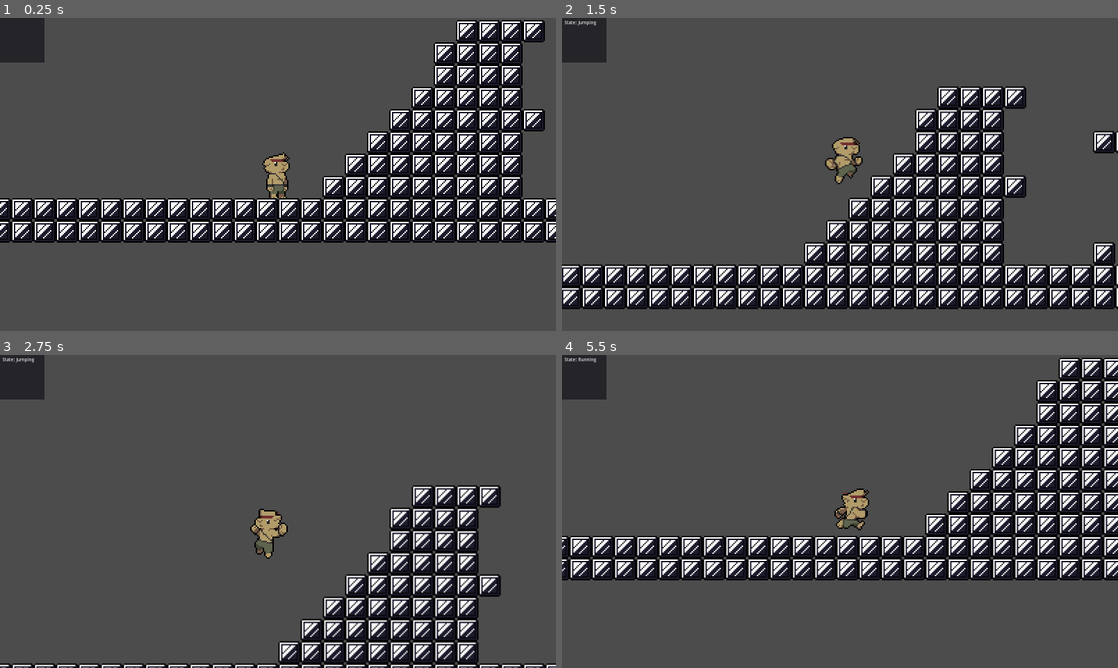
Above: before the commit, frames 1-4 (two rows, left to right).
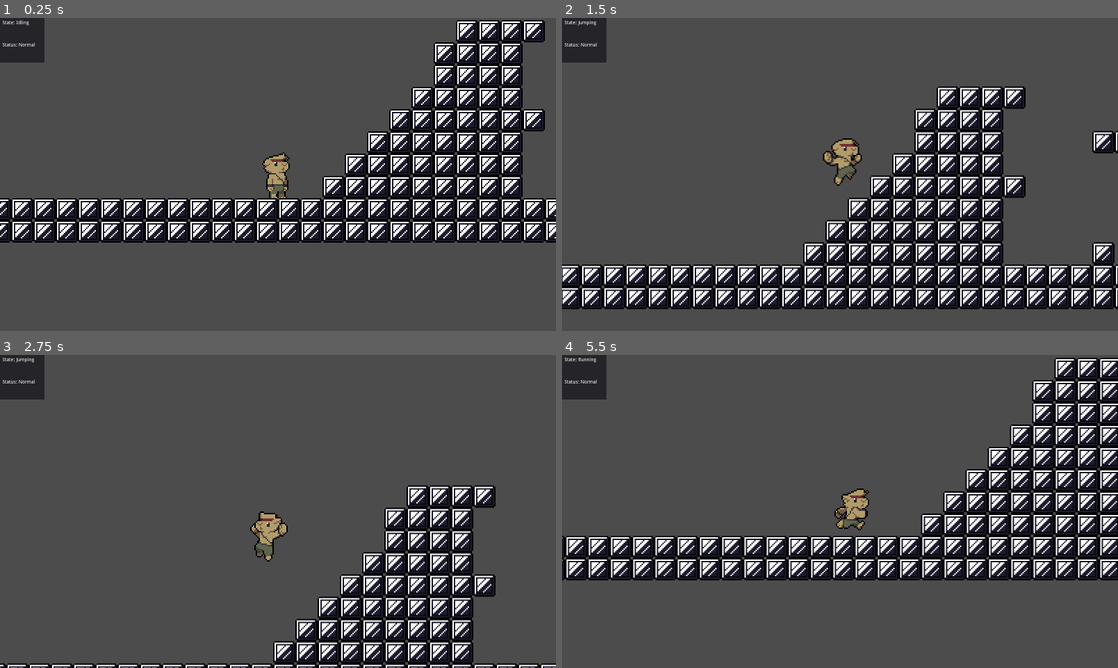
Above: after the commit, the same moments.

Repository: TheJarles/smgp
Game: Godot game, scene res://src/Scenes/Main/Main.tscn
The game is run twice, just before and just after one commit, with the same random seed, the same clock (stepped at 60 frames per second) and the same inputs.
Inputs:
- Up to frame 1 (0.25 s): no input
- Up to frame 2 (1.5 s): hold Z (jump) 0.53-1.28 s; hold D (right) from 0.53 s (still down); tap Z (jump) at 1.35 s
- Up to frame 3 (2.75 s): tap Z (jump) at 1.52, 1.82 s; release D (right) at 2.03 s; hold A (left) from 2.03 s (still down); hold Z (jump) from 2.03 s (still down)
- Up to frame 4 (5.5 s): release Z (jump) at 2.78 s; tap Z (jump) at 2.85, 3.02, 3.32, 4.35, 4.52, 4.82 s; hold Z (jump) 3.53-4.28 s; release A (left) at 4.28 s; hold D (right) from 4.28 s (still down); hold Z (jump) from 5.03 s (still down)

The runs differ from the first frame. In frame 1, less than 0.1% of the frame differs, in the area x 0-7%, y 0-10%; in frame 2, 7.0%; in frame 3, 9.5%; in frame 4, 15%, in the area x 0-100%, y 0-72%.

Commit message:
tweaks to jump and jump animation

Diff:
--- a/src/Scenes/Main/Main.tscn
+++ b/src/Scenes/Main/Main.tscn
@@ -12,7 +12,7 @@
 [node name="Player" parent="." instance=ExtResource( 2 )]
 position = Vector2( 0, 64 )
 scale = Vector2( 4, 4 )
-collision/safe_margin = 0.008
+collision/safe_margin = 0.01
 
 [node name="Camera2D" type="Camera2D" parent="Player"]
 offset = Vector2( -800, -450 )
--- a/src/Scenes/Main/Scripts/Panel.gd
+++ b/src/Scenes/Main/Scripts/Panel.gd
@@ -2,8 +2,12 @@
 
 
 func _ready():
-	owner.get_node("Player").get_node("PlayerStateMachine").connect("state_changed", self, "_on_player_state_changed")
-	owner.get_node("Player").get_node("StatusStateMachine").connect("state_changed", self, "_on_status_state_changed")
+	var player_state_machine = owner.get_node("Player").get_node("PlayerStateMachine")
+	var status_state_machine = owner.get_node("Player").get_node("StatusStateMachine")
+	player_state_machine.connect("state_changed", self, "_on_player_state_changed")
+	status_state_machine.connect("state_changed", self, "_on_status_state_changed")
+	$State.text = "State: " + player_state_machine.current_state.get_name()
+	$Status.text = "Status: " + status_state_machine.current_state.get_name()
 
 func _on_player_state_changed(current_state):
 	$State.text = "State: " + current_state.get_name()
--- a/src/Scenes/Player/Player.tscn
+++ b/src/Scenes/Player/Player.tscn
@@ -13,7 +13,7 @@
 [ext_resource path="res://src/Scenes/Player/Scripts/States/Normal.gd" type="Script" id=11]
 
 [sub_resource type="RectangleShape2D" id=1]
-extents = Vector2( 7.5, 15.75 )
+extents = Vector2( 6.5, 14 )
 
 [sub_resource type="Animation" id=2]
 resource_name = "Fall Left"
@@ -138,7 +138,7 @@
 [sub_resource type="Animation" id=9]
 resource_name = "Jump Right"
 length = 0.36
-step = 0.06
+step = 0.03
 tracks/0/type = "value"
 tracks/0/path = NodePath("Sprite:frame")
 tracks/0/interp = 1
@@ -285,7 +285,7 @@
 
 [sub_resource type="Animation" id=18]
 resource_name = "Damage"
-length = 0.12
+length = 0.08
 loop = true
 tracks/0/type = "value"
 tracks/0/path = NodePath("Sprite:modulate")
@@ -294,7 +294,7 @@
 tracks/0/imported = false
 tracks/0/enabled = true
 tracks/0/keys = {
-"times": PoolRealArray( 0, 0.06 ),
+"times": PoolRealArray( 0, 0.04 ),
 "transitions": PoolRealArray( 1, 1 ),
 "update": 1,
 "values": [ Color( 1, 1, 1, 0 ), Color( 1, 1, 1, 1 ) ]
@@ -310,10 +310,10 @@
 texture = ExtResource( 2 )
 vframes = 18
 hframes = 15
-frame = 90
+frame = 38
 
 [node name="CollisionShape2D" type="CollisionShape2D" parent="."]
-position = Vector2( 0, 1.25 )
+position = Vector2( 0, 3 )
 shape = SubResource( 1 )
 
 [node name="AnimationPlayer" type="AnimationPlayer" parent="."]
@@ -339,7 +339,7 @@
 
 [node name="BufferTimer" type="Timer" parent="."]
 process_mode = 0
-wait_time = 0.07
+wait_time = 0.1
 one_shot = true
 
 [node name="StaggerTimer" type="Timer" parent="."]
@@ -347,6 +347,10 @@
 wait_time = 0.48
 one_shot = true
 
+[node name="CoyoteTimer" type="Timer" parent="."]
+wait_time = 0.07
+one_shot = true
+
 [node name="InvTimer" type="Timer" parent="."]
 wait_time = 0.96
 
--- a/src/Scenes/Player/Scripts/States/Motion/InAir/Falling.gd
+++ b/src/Scenes/Player/Scripts/States/Motion/InAir/Falling.gd
@@ -1,10 +1,14 @@
 extends "./InAir.gd"
 
-onready var delay_timer = owner.get_node("BufferTimer")
+onready var coyote_timer = owner.get_node("CoyoteTimer")
+onready var buffer_timer = owner.get_node("BufferTimer")
 
 var fall_start = 0
 var coyote_time = true
 var pre_fall = 0
+
+func _ready():
+	coyote_timer.connect("timeout", self, "_on_coyote_timed_out")
 
 func enter():
 	damage = false
@@ -13,18 +17,19 @@
 	velocity = enter_velocity
 	coyote_time = true
 	buffer_jump = false
+	animation_flip = "Right" if owner.look_direction == 1 else "Left"
 	animation_player.clear_queue()
-	delay_timer.start(delay_timer.get_wait_time())
+	coyote_timer.start()
 
 
 func handle_input(event):
 	if event.is_action_pressed("jump"):
 		if coyote_time:
-			delay_timer.stop()
+			coyote_timer.stop()
 			emit_signal("finished", "jumping")
 		else:
 			buffer_jump = true
-			delay_timer.start(delay_timer.get_wait_time())
+			buffer_timer.start()
 	else:
 		.handle_input(event)
 
@@ -33,17 +38,16 @@
 	var direction = get_input_direction()
 	if direction:
 		update_look_direction(direction)
-		velocity.x = clamp(velocity.x + (HORIZONTAL_ACCELERATION * direction),
+		velocity.x = clamp(velocity.x + (HORIZONTAL_ACCELERATION * air_drag * direction),
 				-HORIZONTAL_SPEED, HORIZONTAL_SPEED)
 	elif owner.look_direction == 1:
-		velocity.x = max(velocity.x - HORIZONTAL_ACCELERATION, 0)
+		velocity.x = max(velocity.x - (HORIZONTAL_ACCELERATION * air_drag), 0)
 	else:
 		velocity.x = min(velocity.x + HORIZONTAL_ACCELERATION, 0)
 	velocity = owner.move_and_slide(velocity, FLOOR)
 	velocity.y = min(velocity.y + (GRAVITY * HIGH_GRAVITY), TERMINAL_VELOCITY)
 	owner.check_for_collision_damage()
 	fall_distance = abs(fall_start - owner.get_global_position().y)
-
 	if fall_distance > 96 and !animation_player.get_current_animation().begins_with("Fall "):
 		var animation_name = "Fall " + animation_flip
 		animation_player.play(animation_name)
@@ -51,7 +55,7 @@
 		if damage:
 			emit_signal("finished", "staggering")
 		elif buffer_jump:
-			delay_timer.stop()
+			buffer_timer.stop()
 			emit_signal("finished", "jumping")
 		elif Input.is_action_pressed("left") or Input.is_action_pressed("right"):
 			emit_signal("finished", "running")
@@ -61,6 +65,7 @@
 
 func exit():
 	pre_fall = 0
+	coyote_timer.stop()
 	.exit()
 
 
@@ -71,16 +76,12 @@
 		animation_flip = "Left"
 
 
-func _on_timed_out():
-	if coyote_time:
-		coyote_time = false
-		animation_flip = "Right" if owner.look_direction == 1 else "Left"
-		var animation_name = "Jump " + animation_flip
-		animation_player.play(animation_name)
-		animation_player.advance(animation_player.current_animation_length)
-		animation_player.stop()
-	else:
-		._on_timed_out()
+func _on_coyote_timed_out():
+	coyote_time = false
+	var animation_name = "Jump " + animation_flip
+	animation_player.play(animation_name)
+	animation_player.advance(animation_player.current_animation_length)
+	animation_player.stop()
 
 
 func _on_received_damage():
--- a/src/Scenes/Player/Scripts/States/Motion/InAir/InAir.gd
+++ b/src/Scenes/Player/Scripts/States/Motion/InAir/InAir.gd
@@ -6,6 +6,7 @@
 var fall_distance = 0
 var buffer_jump = false
 var damage = false
+var air_drag = 0.75
 
 
 func exit():
--- a/src/Scenes/Player/Scripts/States/Motion/InAir/Jumping.gd
+++ b/src/Scenes/Player/Scripts/States/Motion/InAir/Jumping.gd
@@ -40,7 +40,6 @@
 	velocity.y = 0
 	peak_height = owner.get_global_position().y
 	current_gravity = GRAVITY * clamp((HIGH_GRAVITY * jump_height() / JUMP_HEIGHT), 1, 1.75)
-#	print(GRAVITY, " ", current_gravity, " ", GRAVITY * HIGH_GRAVITY)
 	jump_stopped = true
 
 
@@ -61,12 +60,12 @@
 	var direction = get_input_direction()
 	if direction:
 		update_look_direction(direction)
-		velocity.x = clamp(velocity.x + (HORIZONTAL_ACCELERATION * direction),
+		velocity.x = clamp(velocity.x + (HORIZONTAL_ACCELERATION * air_drag * direction),
 				-HORIZONTAL_SPEED, HORIZONTAL_SPEED)
 	elif owner.look_direction == 1:
-		velocity.x = max(velocity.x - HORIZONTAL_ACCELERATION, 0)
+		velocity.x = max(velocity.x - (HORIZONTAL_ACCELERATION * air_drag), 0)
 	else:
-		velocity.x = min(velocity.x + HORIZONTAL_ACCELERATION, 0)
+		velocity.x = min(velocity.x + (HORIZONTAL_ACCELERATION * air_drag), 0)
 
 	if jump_height() < 0:
 		current_gravity = GRAVITY * HIGH_GRAVITY
@@ -92,7 +91,6 @@
 #		print("Horizontal Distance: ", (owner.get_global_position().x - horizontal_start))
 #		print("Vertical Distance at Peak: ", (abs(owner.get_global_position().y - peak_height)))
 		if damage:
-			print("ouch")
 			emit_signal("finished", "staggering")
 		elif buffer_jump:
 			delay_timer.stop()
@@ -106,7 +104,7 @@
 
 func _on_direction_changed(direction):
 	animation_flip = "Right" if direction == 1 else "Left"
-	var animation_name = ("Fall " if velocity.y > 0 else "Jump ") + animation_flip
+	var animation_name = animation_player.get_current_animation().split(" ", 1)[0] + " " + animation_flip
 	var pos = animation_player.get_current_animation_position()
 	animation_player.play(animation_name)
 	animation_player.advance(pos)
Binary file changed: assets/sprites/animated_sprites/watson_move_set.png
Binary file removed: assets/sprites/animated_sprites/watson_move_set_old.png
Not shown, changed: assets/sprites/animated_sprites/watson_move_set_test.png.import
Not shown, added: .gitignore
